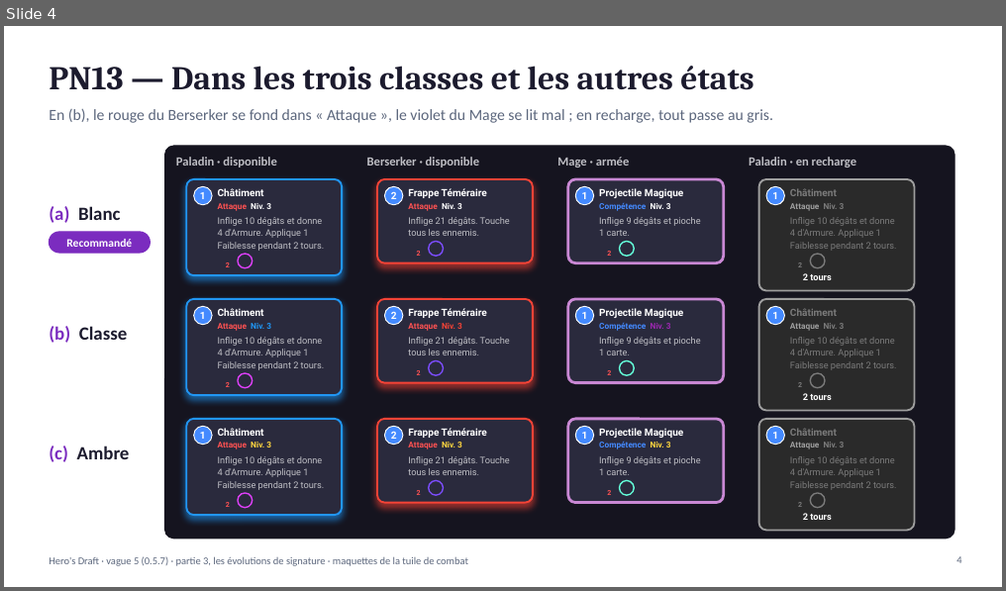
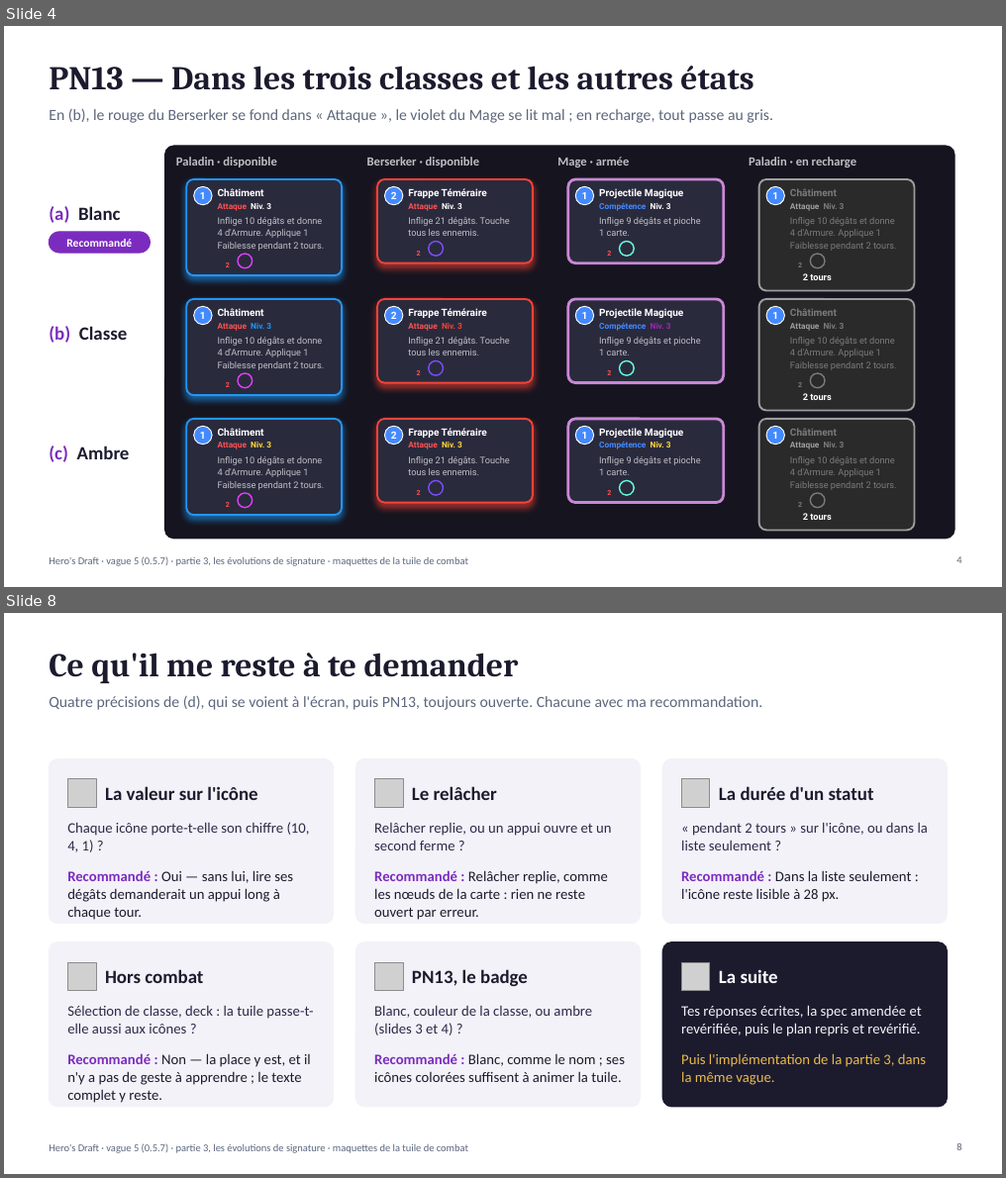
Before and after one commit to Hex-Umbra/hero-s-draft, a slide deck: docs/presentations/2026-11-03_vague_5_pn12_pn13_maquettes.pptx. Shown one above the other, each under a label of ours: slide 4 before the commit, slides 4 and 8 after it; the slides between them are not shown. The pictures are 1006x591 and 1006x1178 pixels, drawn with LibreOffice and Linux fonts; fonts in the diff are those of the drawing; grey boxes stand for pictures; background and template pictures are left out. Boxes give left, top, right and bottom in pixels: in the first picture for what was removed or moved away, otherwise in the second. Text is boxed around its words. In the diff, an @@ line names an element or a change of style, - is before the commit and + after.

```diff
--- a/docs/presentations/2026-11-03_vague_5_pn12_pn13_maquettes.pptx
+++ b/docs/presentations/2026-11-03_vague_5_pn12_pn13_maquettes.pptx
@@ slide 8 added at (x1=4, y1=613, x2=1002, y2=1174), background #FFFFFF; not listed: 1 template element that a slide beside it also shows @@
@@ title added at (x1=49, y1=653, x2=519, y2=683), 32 pt, text #1C1B2E, bold @@
+Ce qu'il me reste à te demander
@@ text added at (x1=49, y1=696, x2=762, y2=710), 15 pt, text #5C677D @@
+Quatre précisions de (d), qui se voient à l'écran, puis PN13, toujours ouverte. Chacune avec ma recommandation.
@@ rounded rectangle added at (x1=49, y1=759, x2=334, y2=924), fill #F3F2F8, outline #F3F2F8 1 pt @@
@@ rounded rectangle added at (x1=355, y1=759, x2=641, y2=924), fill #F3F2F8, outline #F3F2F8 1 pt @@
@@ rounded rectangle added at (x1=662, y1=759, x2=947, y2=924), fill #F3F2F8, outline #F3F2F8 1 pt @@
@@ picture added at (x1=67, y1=779, x2=96, y2=808) @@
@@ text added at (x1=105, y1=786, x2=257, y2=800), 18 pt, text #1C1B2E, bold @@
+La valeur sur l'icône
@@ picture added at (x1=374, y1=779, x2=403, y2=808) @@
@@ text added at (x1=412, y1=786, x2=497, y2=800), 18 pt, text #1C1B2E, bold @@
+Le relâcher
@@ picture added at (x1=681, y1=779, x2=710, y2=808) @@
@@ text added at (x1=719, y1=786, x2=874, y2=800), 18 pt, text #1C1B2E, bold @@
+La durée d'un statut
@@ text added at (x1=67, y1=822, x2=310, y2=853), 14 pt, text #2E2A4A @@
+Chaque icône porte-t-elle son chiffre (10, 4, 1) ?
@@ text added at (x1=374, y1=822, x2=611, y2=851), 14 pt, text #2E2A4A @@
+Relâcher replie, ou un appui ouvre et un second ferme ?
@@ text added at (x1=681, y1=822, x2=928, y2=851), 14 pt, text #2E2A4A @@
+« pendant 2 tours » sur l'icône, ou dans la liste seulement ?
@@ text added at (x1=67, y1=870, x2=293, y2=920), 14 pt, text #1C1B2E @@
+Recommandé : Oui — sans lui, lire ses dégâts demanderait un appui long à chaque tour.
@@ text added at (x1=374, y1=870, x2=608, y2=920), 14 pt, text #1C1B2E @@
+Recommandé : Relâcher replie, comme les nœuds de la carte : rien ne reste ouvert par erreur.
@@ text added at (x1=681, y1=870, x2=911, y2=902), 14 pt, text #1C1B2E @@
+Recommandé : Dans la liste seulement : l'icône reste lisible à 28 px.
@@ rounded rectangle added at (x1=49, y1=943, x2=334, y2=1107), fill #F3F2F8, outline #F3F2F8 1 pt @@
@@ picture added at (x1=67, y1=962, x2=96, y2=991) @@
@@ rounded rectangle added at (x1=355, y1=943, x2=641, y2=1107), fill #F3F2F8, outline #F3F2F8 1 pt @@
@@ picture added at (x1=374, y1=962, x2=403, y2=991) @@
@@ rounded rectangle added at (x1=662, y1=943, x2=947, y2=1107), fill #1C1B2E, outline #1C1B2E 1 pt @@
@@ picture added at (x1=681, y1=962, x2=710, y2=991) @@
@@ text added at (x1=105, y1=969, x2=203, y2=983), 18 pt, text #1C1B2E, bold @@
+Hors combat
@@ text added at (x1=412, y1=969, x2=528, y2=986), 18 pt, text #1C1B2E, bold @@
+PN13, le badge
@@ text added at (x1=719, y1=969, x2=778, y2=983), 18 pt, text #FFFFFF, bold @@
+La suite
@@ text added at (x1=67, y1=1005, x2=313, y2=1034), 14 pt, text #2E2A4A @@
+Sélection de classe, deck : la tuile passe-t-elle aussi aux icônes ?
@@ text added at (x1=374, y1=1005, x2=592, y2=1036), 14 pt, text #2E2A4A @@
+Blanc, couleur de la classe, ou ambre (slides 3 et 4) ?
@@ text added at (x1=681, y1=1005, x2=922, y2=1037), 14 pt, text #F3F2F8 @@
+Tes réponses écrites, la spec amendée et revérifiée, puis le plan repris et revérifié.
@@ text added at (x1=67, y1=1054, x2=311, y2=1103), 14 pt, text #1C1B2E @@
+Recommandé : Non — la place y est, et il n'y a pas de geste à apprendre ; le texte complet y reste.
@@ text added at (x1=374, y1=1054, x2=625, y2=1082), 14 pt, text #1C1B2E @@
+Recommandé : Blanc, comme le nom ; ses icônes colorées suffisent à animer la tuile.
@@ text added at (x1=681, y1=1054, x2=926, y2=1085), 14 pt, text #E9B949 @@
+Puis l'implémentation de la partie 3, dans la même vague.
@@ page number added at (x1=956, y1=1144, x2=961, y2=1151), 10 pt, text #5C677D @@
+8
```
Also in this commit, not shown: 3 other slides added, 1 other file.
